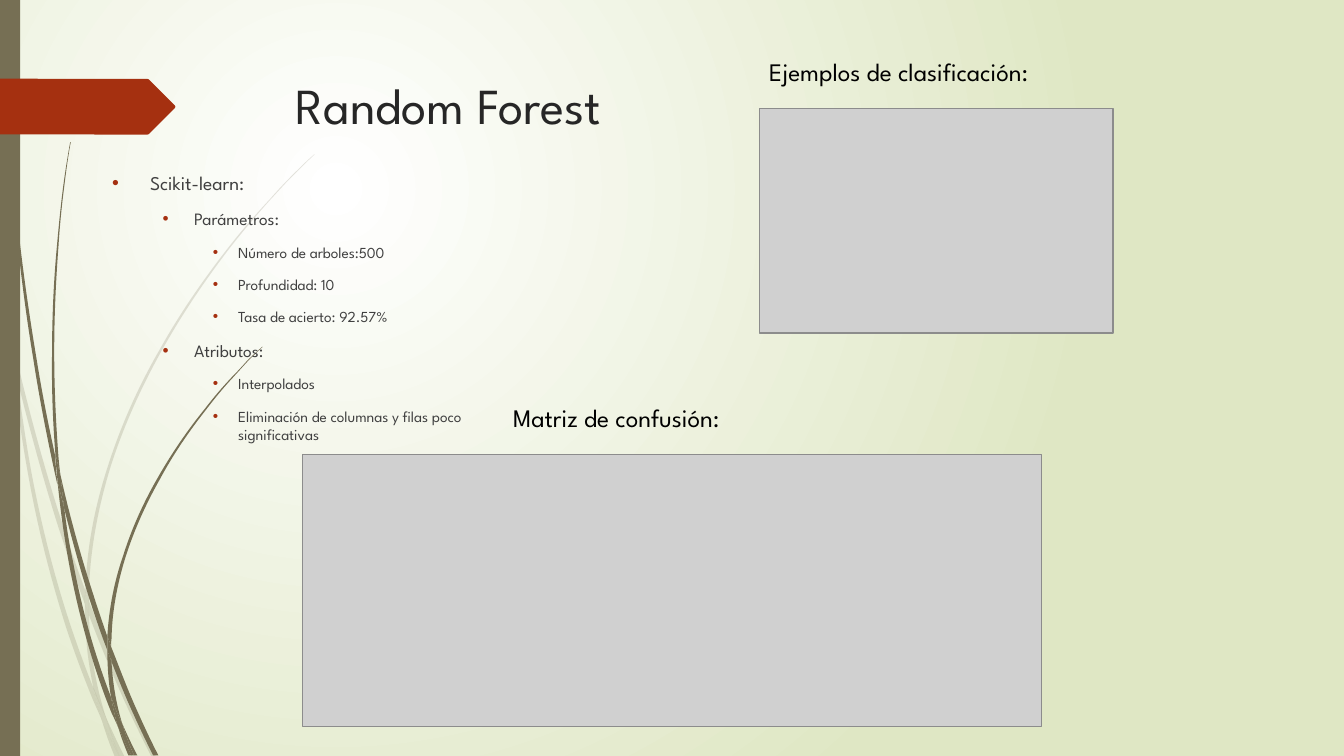
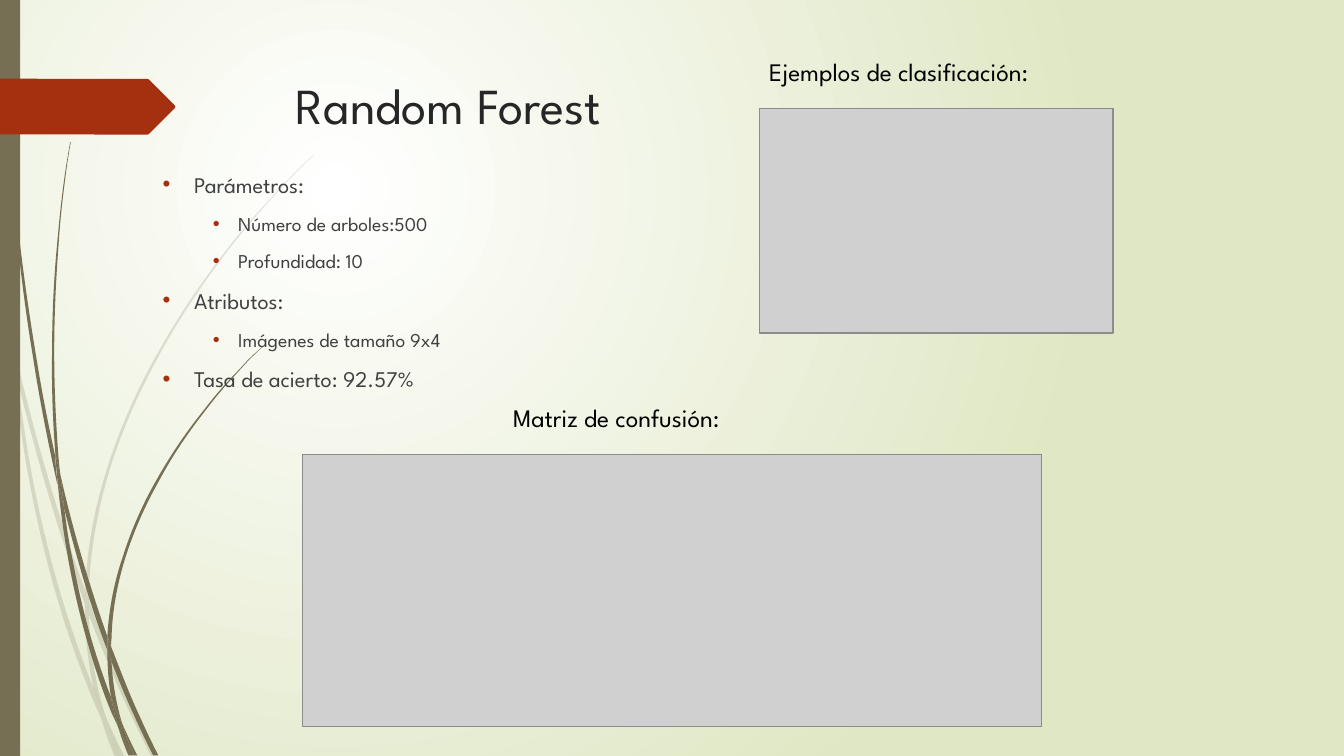
Before and after one commit to Emilio-Samuel/adivino, a slide deck: slide 8 of Proyecto Alfabeto.pptx. Drawn at 1344x756 pixels with LibreOffice and Linux fonts; fonts in the diff are those of the drawing; grey boxes stand for pictures. Boxes give left, top, right and bottom in pixels: in the first picture for what was removed or moved away, otherwise in the second. Text is boxed around its words. In the diff, an @@ line names an element or a change of style, - is before the commit and + after.

```diff
--- a/Proyecto Alfabeto.pptx
+++ b/Proyecto Alfabeto.pptx
@@ text at (x1=150, y1=176, x2=244, y2=190): paragraph removed @@
-• Scikit-learn:
@@ text at (x1=194, y1=178, x2=428, y2=394): size 12.4 to 16 pt in "Parámetros:"; size 10.8 to 14 pt in "Número de arboles:500", "Profundidad: 10"; size 10.8 to 16 pt in "Tasa de acierto: 92.57%"; list level 3 to 2 in "Tasa de acierto: 92.57%" @@
@@ text at (x1=194, y1=293, x2=440, y2=354): paragraphs added @@
+  • Atributos:
+    • Imágenes de tamaño 9x4
@@ text at (x1=194, y1=345, x2=462, y2=425): paragraphs removed @@
-  • Atributos:
-    • Interpolados
-    • Eliminación de columnas y filas poco significativas
```
Also in this commit, not shown: 9 other slides changed, 1 slide added, 2 other files.
